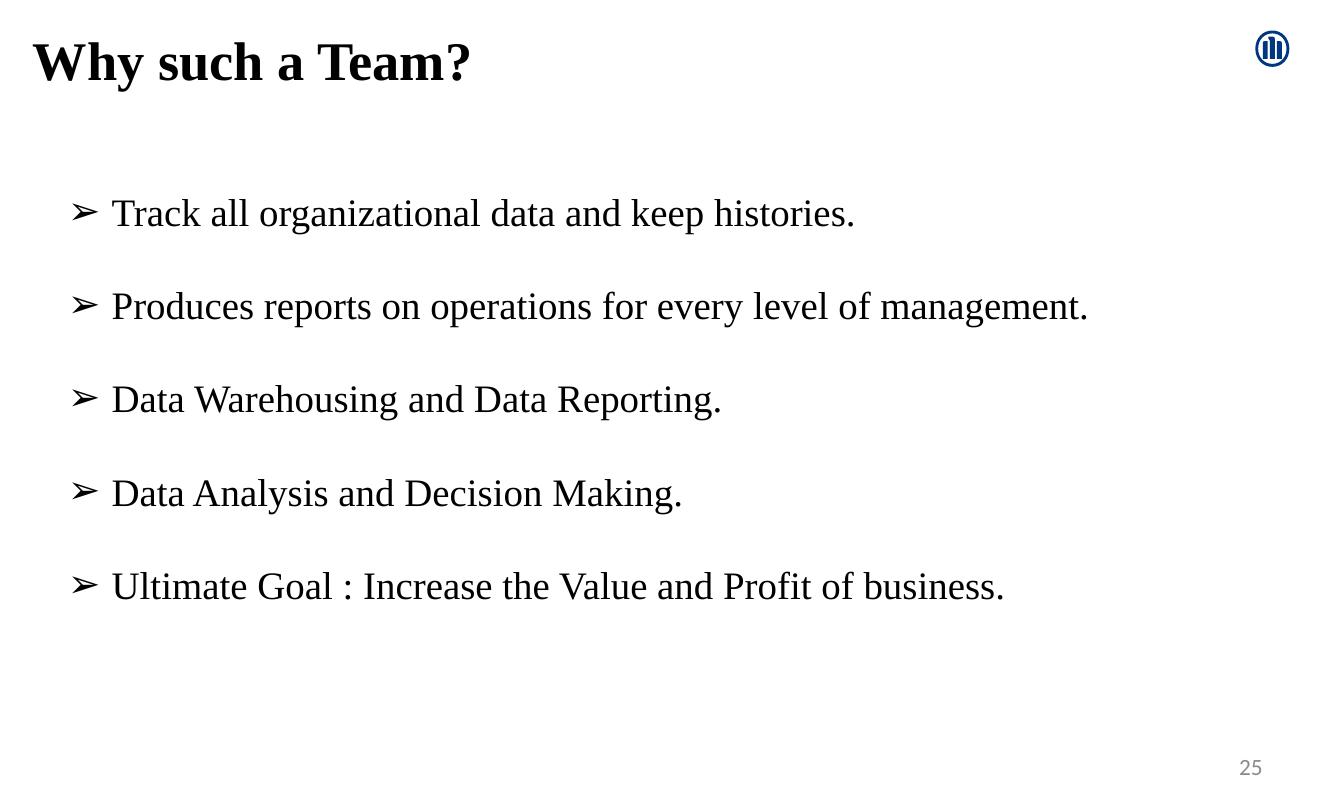
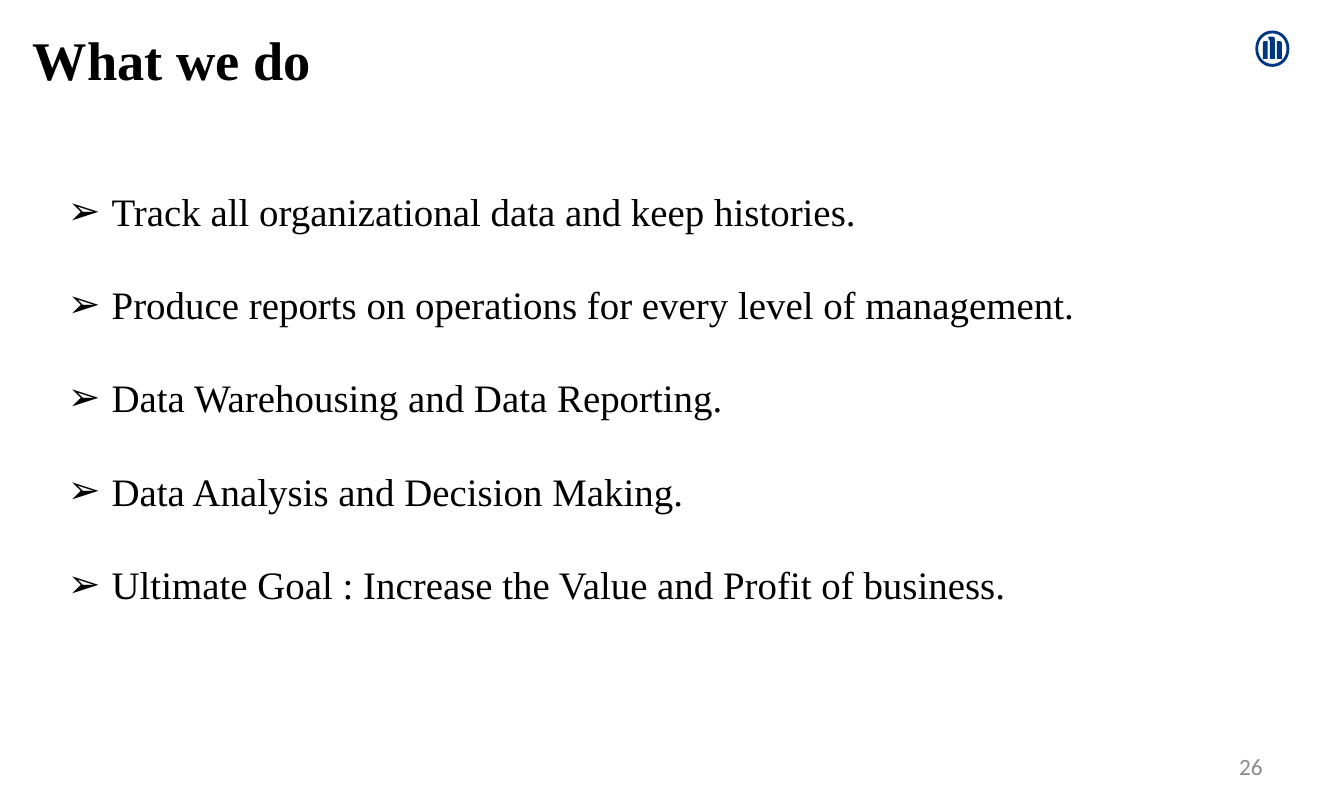
Before and after one commit to Amrutha-Mohan/UpdatedProjects, a slide deck: slide 26 of AmruthaMohan.pptx (slide 25 before the commit). Drawn at 1344x804 pixels with LibreOffice and Linux fonts; fonts in the diff are those of the drawing. Boxes give left, top, right and bottom in pixels: in the first picture for what was removed or moved away, otherwise in the second. Text is boxed around its words. In the diff, an @@ line names an element or a change of style, - is before the commit and + after.

```diff
--- a/AmruthaMohan.pptx
+++ b/AmruthaMohan.pptx
@@ text at <box>33,42,310,81</box>: text changed @@
-Why such a Team?
+What we do
@@ text at <box>112,291,1073,327</box>: text changed @@
-➢ Produces reports on operations for every level of management.
+➢ Produce reports on operations for every level of management.
@@ page number at <box>1239,759,1263,775</box>: text changed @@
-25
+26
```
Also in this commit, not shown: 3 other slides changed, 7 slides added, 1 slide removed.
